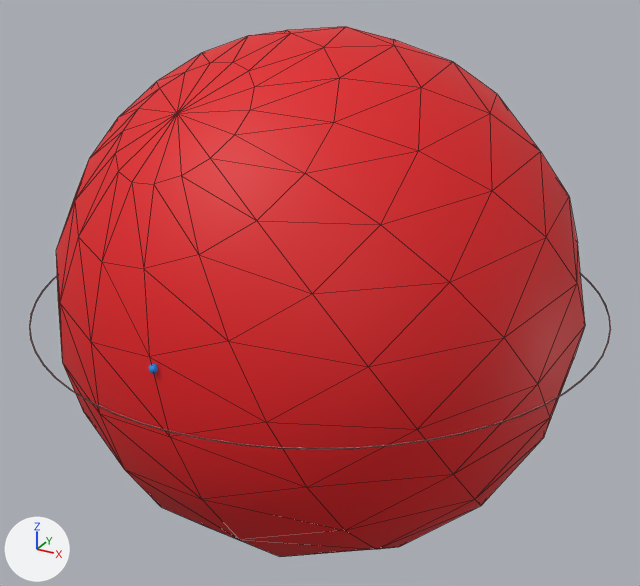
What one commit did to the glTF model glb/68.glb.
The view is the same before and after, from a camera (50 mm lens) standing at (1.269, -2.308, 1.152) and looking at (0.0, 0.0, -0.001). Lighting does not change. The marker at lower left points along +X, +Y and +Z. The picture after the commit comes second. Mesh edges are drawn as thin lines on the coarser meshes. Where no turn or scale is listed for an object, it has been applied to the vertices.

The first picture shows 'Orbital_6s_0' and 2 more.
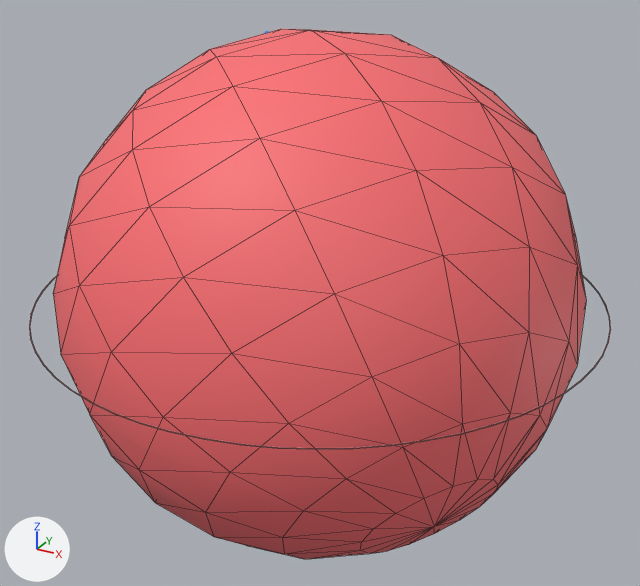
Where the change shows, as pixel boxes [x1, y1, x2, y2] in the pictures (640 x 586 px):
'Orbital_6s_0', recoloured, turned (lighter)
    before: [56, 27, 585, 557]
    after: [53, 29, 586, 559]

The change, as a diff of the scene's bpy script:
```diff
--- a/glb/68.glb.py
+++ b/glb/68.glb.py
@@ mat_tmp_orb_68_6s @@
 mat_tmp_orb_68_6s = principled_material('TMP_orb_68_6s')
-mat_tmp_orb_68_6s.base_color = (0.76, 0.00863, 0.0123)  # red #e2171d
+mat_tmp_orb_68_6s.base_color = (0.97, 0.159, 0.171)  # red #fc6f73
 mat_tmp_orb_68_6s.roughness = 0.6
@@ ob_orbital_6s_0 @@
 ob_orbital_6s_0.location = (0.0, 0.0, 0.0)
-ob_orbital_6s_0.rotation_euler = (0.5, 0.443, -0.981)  # degrees (29, 25, -56)
+ob_orbital_6s_0.rotation_euler = (0.819, 0.689, -2.707)  # degrees (47, 39, -155)
 ob_orbital_6s_0.scale = (0.828, 0.828, 0.828)
```
